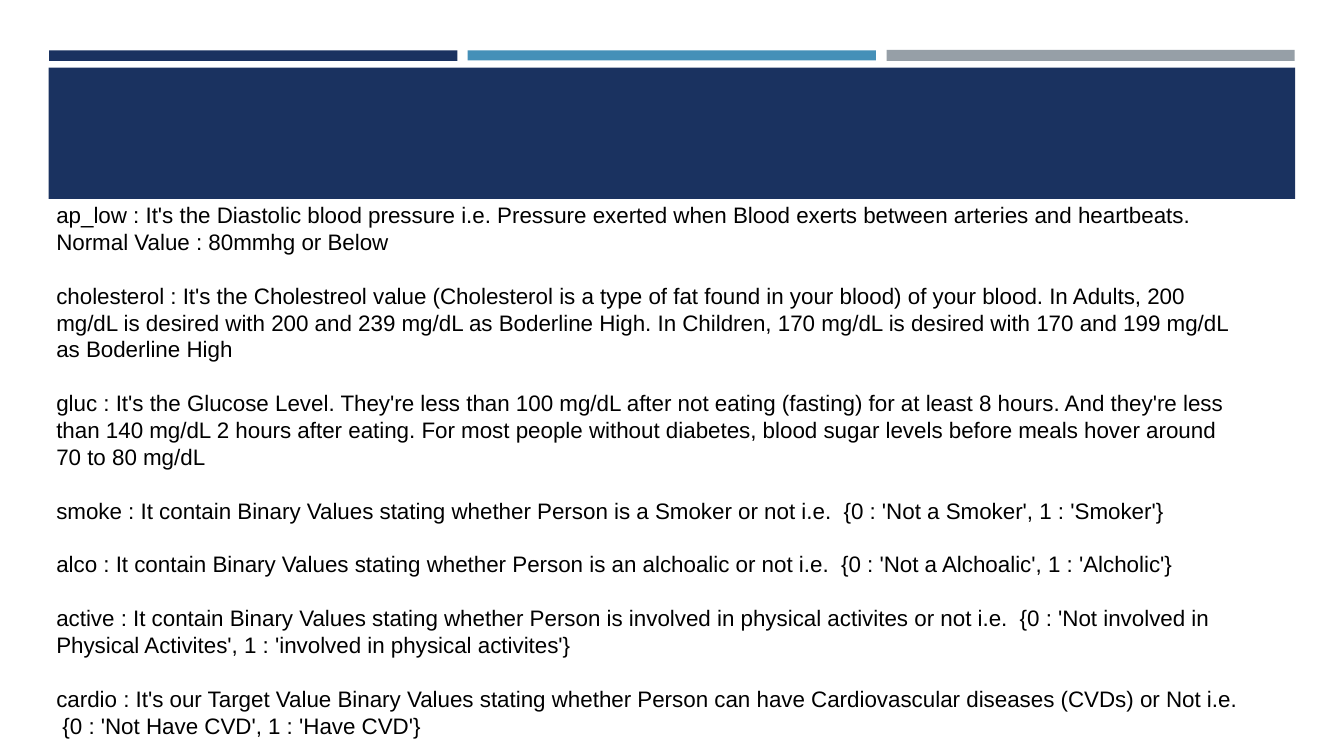
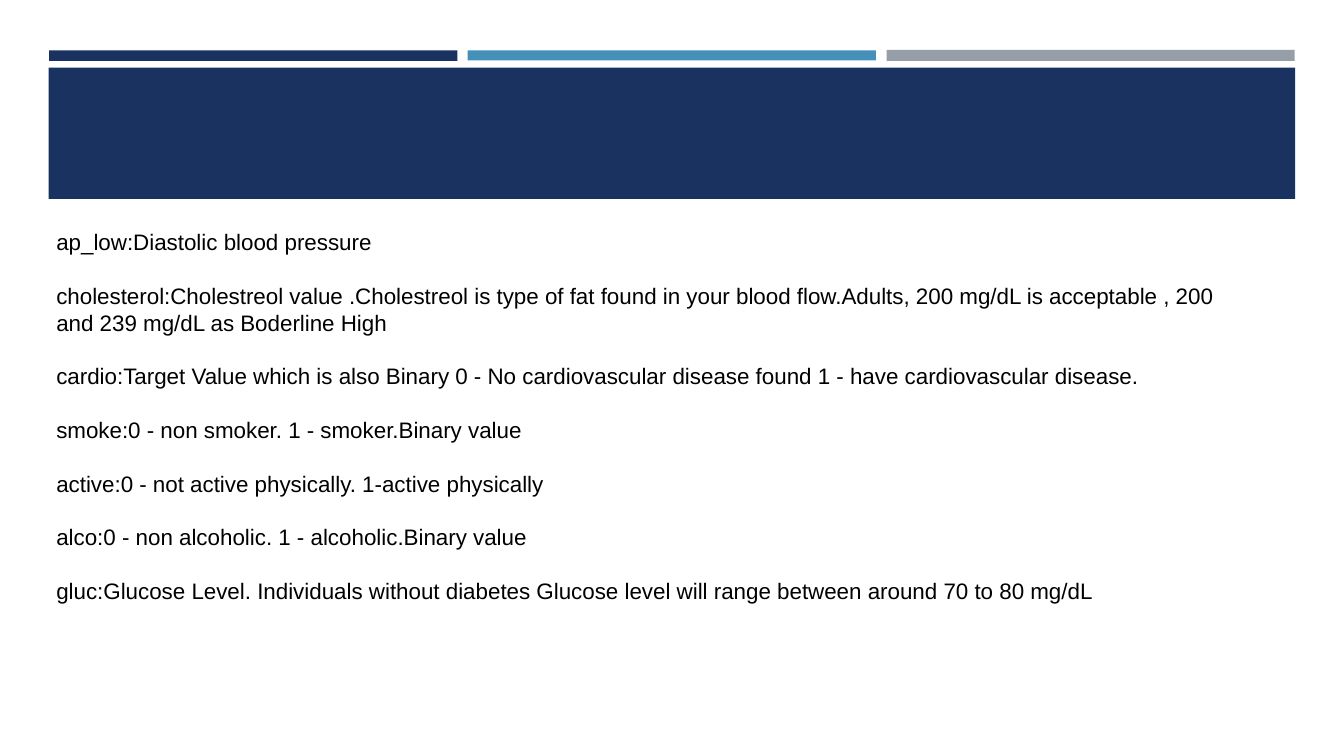
Before and after one commit to DrItauma-NU/cvd_detection_final_project, a slide deck: slide 5 of data-science-and-cardiovascular-diseases-cvds.pptx. Drawn at 1344x756 pixels with LibreOffice and Linux fonts; fonts in the diff are those of the drawing. Boxes give left, top, right and bottom in pixels: in the first picture for what was removed or moved away, otherwise in the second. Text is boxed around its words. In the diff, an @@ line names an element or a change of style, - is before the commit and + after.

```diff
--- a/data-science-and-cardiovascular-diseases-cvds.pptx
+++ b/data-science-and-cardiovascular-diseases-cvds.pptx
@@ text at [56,233,1213,604]: text changed @@
-ap_low : It's the Diastolic blood pressure i.e. Pressure exerted when Blood exerts between arteries and heartbeats. Normal Value : 80mmhg or Below
-cholesterol : It's the Cholestreol value (Cholesterol is a type of fat found in your blood) of your blood. In Adults, 200 mg/dL is desired with 200 and 239 mg/dL as Boderline High. In Children, 170 mg/dL is desired with 170 and 199 mg/dL as Boderline High
-gluc : It's the Glucose Level. They're less than 100 mg/dL after not eating (fasting) for at least 8 hours. And they're less than 140 mg/dL 2 hours after eating. For most people without diabetes, blood sugar levels before meals hover around 70 to 80 mg/dL
-smoke : It contain Binary Values stating whether Person is a Smoker or not i.e. {0 : 'Not a Smoker', 1 : 'Smoker'}
-alco : It contain Binary Values stating whether Person is an alchoalic or not i.e. {0 : 'Not a Alchoalic', 1 : 'Alcholic'}
-active : It contain Binary Values stating whether Person is involved in physical activites or not i.e. {0 : 'Not involved in Physical Activites', 1 : 'involved in physical activites'}
-cardio : It's our Target Value Binary Values stating whether Person can have Cardiovascular diseases (CVDs) or Not i.e. {0 : 'Not Have CVD', 1 : 'Have CVD'}
+ap_low:Diastolic blood pressure
+cholesterol:Cholestreol value .Cholestreol is type of fat found in your blood flow.Adults, 200 mg/dL is acceptable , 200 and 239 mg/dL as Boderline High
+cardio:Target Value which is also Binary 0 - No cardiovascular disease found 1 - have cardiovascular disease.
+smoke:0 - non smoker. 1 - smoker.Binary value
+active:0 - not active physically. 1-active physically
+alco:0 - non alcoholic. 1 - alcoholic.Binary value
+gluc:Glucose Level. Individuals without diabetes Glucose level will range between around 70 to 80 mg/dL
```
Also in this commit, not shown: 2 other slides changed, 2 other files.
